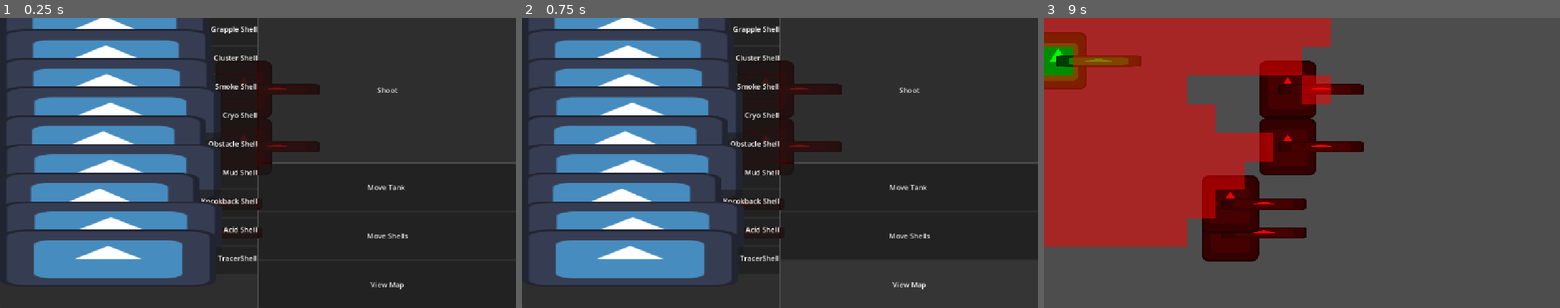
Above: before the commit, frames 1-3 (left to right).
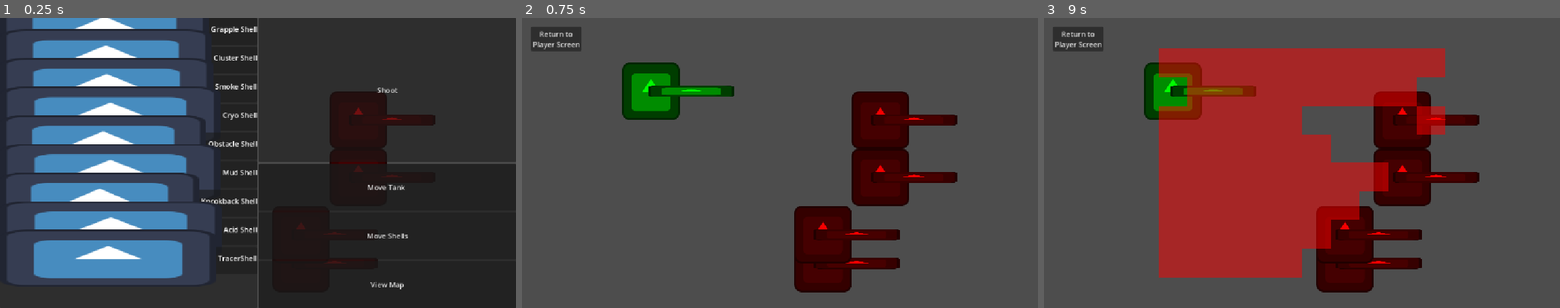
Above: after the commit, the same moments.

Repository: CalJC2/TankBuilder
Game: Godot game, scene res://Scenes/main.tscn
Same seed, same stepped clock (60 frames per second), same inputs: the game is played once before the commit and once after it. The engine's default icon, where the game draws it, is replaced by a stand-in: a white triangle on a blue panel in a dark square.
Inputs (mouse positions are in pixels of both pictures, inside the frame that each line leads up to):
- Up to frame 1 (0.25 s): no input
- Up to frame 2 (0.75 s): click "View Map" at 0.5 s
- Up to frame 3 (9 s): click (1080, 38) at 1.25 s, where only the run after the commit has a clickable "Return to Player Screen"; click (1173, 32) at 2 s; click (1173, 61) at 2.77 s; click (1173, 87) at 3.52 s; click (1173, 116) at 4.27 s; click (1173, 145) at 5.02 s; click (1173, 174) at 5.77 s; click (1173, 203) at 6.52 s; click (1173, 232) at 7.27 s; click (1173, 261) at 8.02 s; click "Shoot" at 8.75 s

The runs differ from the first frame. In frame 1, 5.3% of the frame differs, in the area x 41-85%, y 14-85%; in frame 2, 78%, in the area x 0-100%, y 0-100%; in frame 3, 53%.

Commit message:
more tweaks and adjustments to ui

Diff:
--- a/tank-builder/Scenes/main.tscn
+++ b/tank-builder/Scenes/main.tscn
@@ -29,3 +29,13 @@
 
 [node name="MainPlayerScreen" parent="UILayer" unique_id=126132938 node_paths=PackedStringArray("combat_controller") instance=ExtResource("3_jjvhh")]
 combat_controller = NodePath("../../CombatController")
+
+[node name="ReturnToUIButton" type="Button" parent="UILayer" unique_id=1662390875]
+visible = false
+offset_left = 20.0
+offset_top = 20.0
+offset_right = 133.0
+offset_bottom = 74.0
+text = "	Return to
+Player Screen
+"
--- a/tank-builder/Scripts/battle_map.gd
+++ b/tank-builder/Scripts/battle_map.gd
@@ -8,6 +8,7 @@
 signal map_action_finished
 signal player_turn_started
 signal player_moved
+signal shooting_canceled(shell_data: ShellData)
 
 # Grid settings ----------------------------------------------------------------
 var grid_width = 10
@@ -41,6 +42,15 @@
 	#Normally call from main map
 	grid_manager.setup_grid(grid_width, grid_height, Vector2i(64, 64))
 	generate_level(3,4)
+	center_map()
+
+func center_map():
+	var map_pixel_width = grid_width * 64
+	var map_pixel_height = grid_height * 64
+
+	var screen_size = get_viewport_rect().size
+
+	self.position = (screen_size - Vector2(map_pixel_width, map_pixel_height)) / 2.0
 
 func generate_level(num_obstacles: int, num_enemies: int):
 	grid_manager.grid_data.clear()
@@ -75,7 +85,7 @@
 		if not grid_manager.grid_data.has(random_pos):
 			var enemy_instance = enemy_scene.instantiate() as EnemyTank
 			entities_container.add_child(enemy_instance)
-			enemy_instance.global_position = grid_tilemap.map_to_local(random_pos)
+			enemy_instance.position = grid_tilemap.map_to_local(random_pos)
 			enemy_instance.enemy_setup(random_pos, 10, 2)
 
 			grid_manager.add_entity(random_pos, enemy_instance, "Enemy")
@@ -90,7 +100,7 @@
 	player_tank_node = player_scene.instantiate() as PlayerTank
 	entities_container.add_child(player_tank_node)
 	# map_to_local converts the grid coordinates into pixel coordinates
-	player_tank_node.global_position = grid_tilemap.map_to_local(player_pos)
+	player_tank_node.position = grid_tilemap.map_to_local(player_pos)
 
 	grid_manager.add_entity(player_pos, player_tank_node, "Player")
 
@@ -178,6 +188,7 @@
 						current_path_to_draw = grid_manager.calculate_grid_path(player_pos, clicked_cell)
 			elif event.button_index == MOUSE_BUTTON_RIGHT:
 				cancel_movement_mode()
+				map_action_finished.emit()
 
 	if is_shooting_mode_active:
 		if event is InputEventMouseButton and event.pressed:
@@ -186,7 +197,8 @@
 				if clicked_cell in valid_target_tiles:
 					execute_shot(clicked_cell)
 			elif event.button_index == MOUSE_BUTTON_RIGHT:
-				cancel_shooting_mode()
+				abort_shooting()
+				map_action_finished.emit()
 
 func execute_movement(path: Array[Vector2i]):
 	var actual_path: Array[Vector2i] = []
@@ -211,7 +223,7 @@
 	var tween = create_tween()
 	for point in actual_path:
 		var target_pixel_pos = grid_tilemap.map_to_local(point)
-		tween.tween_property(player_tank_node, "global_position", target_pixel_pos, 0.2)
+		tween.tween_property(player_tank_node, "position", target_pixel_pos, 0.2)
 
 	cancel_movement_mode()
 	tween.finished.connect(_on_movement_visually_finished)
@@ -222,7 +234,6 @@
 	valid_movement_tiles.clear()
 	current_path_to_draw.clear()
 	clear_highlights()
-	map_action_finished.emit()
 	# also clear any visual highlights on the tilemaplayer
 	#grid_tilemap.clear_layer(highlight_layer_id)
 
@@ -261,19 +272,21 @@
 	highlight_tiles(valid_target_tiles, Color(1,0,0,0.5))
 
 func execute_shot(target_tile: Vector2i):
-	var target_pixel_pos = grid_tilemap.map_to_local(target_tile)
-	await player_tank_node.aim_turret(target_pixel_pos)
+	var target_local_pos = grid_tilemap.map_to_local(target_tile)
+	var target_global_pos = grid_tilemap.to_global(target_local_pos)
+	await player_tank_node.aim_turret(target_global_pos)
 
 	# grapple check
 	if active_shell.is_grapple:
-		if not grid_manager.grid_data.has(target_tile):
-			grid_manager.move_entity(player_pos, target_tile)
-			player_pos = target_tile
-			var tween = create_tween()
-			tween.tween_property(player_tank_node, "global_position", target_pixel_pos, 0.3)
-			cancel_shooting_mode()
-			start_enemy_phase()
-			return
+		if target_tile.x >= 0 and target_tile.x < grid_width and target_tile.y >= 0 and target_tile.y < grid_height:
+			if not grid_manager.grid_data.has(target_tile):
+				grid_manager.move_entity(player_pos, target_tile)
+				player_pos = target_tile
+				var tween = create_tween()
+				tween.tween_property(player_tank_node, "position", target_global_pos, 0.3)
+				cancel_shooting_mode()
+				start_enemy_phase()
+				return
 
 
 	# spawn check
@@ -282,7 +295,7 @@
 	if active_shell.spawns_obstacles:
 		var obstacle = obstacle_scene.instantiate()
 		entities_container.add_child(obstacle)
-		obstacle.global_position = grid_tilemap.map_to_local(target_tile)
+		obstacle.position = grid_tilemap.map_to_local(target_tile)
 
 		obstacle.setup_obstacle(30)
 		grid_manager.add_entity(target_tile, obstacle, "Obstacle")
@@ -322,7 +335,7 @@
 
 						var kb_pixel_pos = grid_tilemap.map_to_local(kb_dest)
 						var tween = create_tween()
-						tween.tween_property(hit_entity,"global_position", kb_pixel_pos, 0.2)
+						tween.tween_property(hit_entity,"position", kb_pixel_pos, 0.2)
 
 				health.take_damage(active_shell.damage)
 				print("Shell damage = ", active_shell.damage)
@@ -349,6 +362,7 @@
 
 					check_win_condition()
 
+	active_shell = null
 	cancel_shooting_mode()
 	start_enemy_phase()
 
@@ -358,7 +372,6 @@
 	selected_target_tile = Vector2i(-1,-1)
 	valid_target_tiles.clear()
 	clear_highlights()
-	map_action_finished.emit()
 
 func start_enemy_phase():
 	current_state = TurnState.ENEMY
@@ -419,8 +432,9 @@
 	var distance_to_player = abs(player_pos.x - enemy.current_grid_pos.x) + abs(player_pos.y - enemy.current_grid_pos.y)
 
 	if distance_to_player <= enemy_range and grid_manager.has_line_of_sight(enemy.current_grid_pos, player_pos):
-		var target_pixel_pos = grid_tilemap.map_to_local(player_pos)
-		await enemy.aim_turret(target_pixel_pos)
+		var target_local_pos = grid_tilemap.map_to_local(player_pos)
+		var target_global_pos = grid_tilemap.to_global(target_local_pos)
+		await enemy.aim_turret(target_global_pos)
 
 		if grid_manager.entity_grid.has(player_pos):
 			var player = grid_manager.entity_grid[player_pos]
@@ -437,7 +451,7 @@
 
 			var target_pixel_pos = grid_tilemap.map_to_local(next_step)
 			var tween = create_tween()
-			tween.tween_property(enemy, "global_position", target_pixel_pos, 0.3)
+			tween.tween_property(enemy, "position", target_pixel_pos, 0.3)
 			await tween.finished
 
 
@@ -465,3 +479,10 @@
 
 		if health.current_health <= 0:
 			get_tree().quit()
+
+func abort_shooting():
+	if is_shooting_mode_active and active_shell != null:
+		shooting_canceled.emit(active_shell)
+		active_shell = null
+
+		cancel_shooting_mode()
--- a/tank-builder/Scripts/combat_controller.gd
+++ b/tank-builder/Scripts/combat_controller.gd
@@ -176,3 +176,7 @@
 
 	print("Panic Shuffle executed!")
 	finalise_action()
+
+func refund_shell(shell_data: ShellData):
+	active_shells.push_front(shell_data)
+	update_ui.emit(active_shells)
--- a/tank-builder/Scripts/main.gd
+++ b/tank-builder/Scripts/main.gd
@@ -6,8 +6,14 @@
 @onready var combat_controller = $CombatController
 @onready var action_station = $UILayer/MainPlayerScreen/MainHBox/RightSideBox/ActionStationContainer
 @onready var main_player_screen = $UILayer/MainPlayerScreen
+@onready var view_map_button = $UILayer/MainPlayerScreen/MainHBox/RightSideBox/ActionStationContainer/MainActionMenu/ViewMapButton
+@onready var return_to_ui_button = $UILayer/ReturnToUIButton
 
 func _ready() -> void:
+	# View map button ----------------------------------------------------------
+	view_map_button.pressed.connect(_on_view_map_pressed)
+	return_to_ui_button.pressed.connect(_on_return_to_ui_pressed)
+
 	# combat to map ------------------------------------------------------------
 	combat_controller.shell_fired.connect(battle_map.show_shooting_options)
 	combat_controller.moab_exploded.connect(battle_map.apply_chamber_damage)
@@ -15,14 +21,29 @@
 	# map to combat ------------------------------------------------------------
 	battle_map.player_turn_started.connect(combat_controller.start_new_turn)
 	battle_map.player_moved.connect(combat_controller.finalise_action)
+	battle_map.shooting_canceled.connect(combat_controller.refund_shell)
 
 	# UI visibility toggles ----------------------------------------------------
 	combat_controller.shell_fired.connect(main_player_screen.hide.unbind(1))
+	combat_controller.shell_fired.connect(return_to_ui_button.show.unbind(1))
 	action_station.action_move_tank.connect(main_player_screen.hide)
+	action_station.action_move_tank.connect(return_to_ui_button.show)
 	battle_map.map_action_finished.connect(main_player_screen.show)
+	battle_map.map_action_finished.connect(return_to_ui_button.hide)
 
 	# map to UI-----------------------------------------------------------------
 	action_station.action_move_tank.connect(battle_map.show_movement_options)
 
 	# start the game -----------------------------------------------------------
 	combat_controller.initialise_shells(starting_test_deck)
+
+func _on_view_map_pressed():
+	main_player_screen.hide()
+	return_to_ui_button.show()
+
+func _on_return_to_ui_pressed():
+	return_to_ui_button.hide()
+	main_player_screen.show()
+
+	battle_map.cancel_movement_mode()
+	battle_map.abort_shooting()
